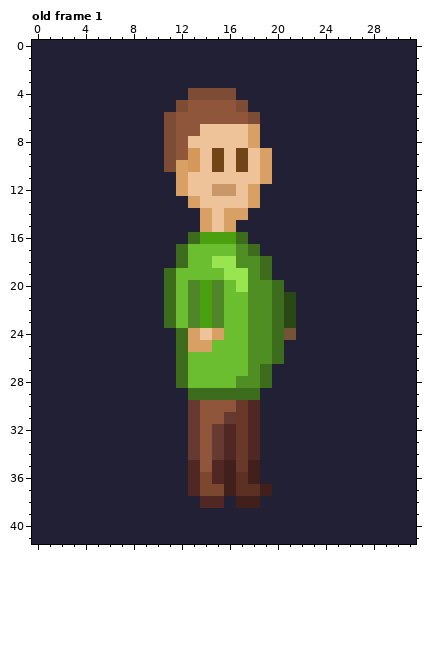
Pixel-art file: Cherry/Assets/Textures/Characters/Player/Player-idle/Player-idle.aseprite. The first picture shows the starting point.
32x42 pixels, 1 frame. Colours within 5 levels of each other are drawn and written as one. Shown: old frame 1. The commit also changed other frames, which this record leaves out.
After:
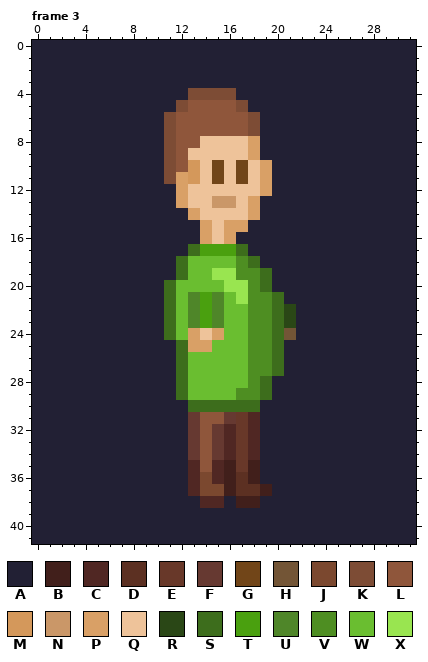
Palette (. is transparent): A #222034  B #411f1b  C #502723  D #5c3022  E #683829  F #663931  G #714518  H #735536  J #7b482f  K #7d4c35  L #8f563b  M #d4985b  N #ca9768  P #d9a066  Q #eec39a  R #2a4716  S #3d6d1c  T #4aa00f  U #4f8629  V #4e8e22  W #6abe30  X #99e550
A new or re-ordered frame is compared with the old frame closest to it.
From old to new:
frames 1 -> 5
Frame 3 is new; against old frame 1:
The edit turns colour P into colour A in row 9 at x 19.
The edit turns colour R into colour A in row 21 at x 21.
The edit turns colour S into colour A in row 16 at x 13 and 17; in row 17 at x 12 and 18; in row 18 at x 19; in row 19 at x 11; in row 20 at x 20.
The edit turns colour Q into colour G in row 11 at x 15 and 17.
The edit turns colour A into colour K in row 11 at x 11.
The edit turns colour P into colour K in row 7 at x 18.
The edit turns colour P into colour L in row 10 at x 12.
The edit turns colour Q into colour L in row 7 at x 14 to 17; in row 8 at x 13.
The edit turns colour Q into colour M in row 11 at x 13.
The edit turns colour Q into colour N in row 13 at x 15 to 16.
The edit turns colour A into colour P in row 12 at x 19; in row 13 at x 12; in row 14 at x 13 and 18; in row 15 at x 17.
The edit turns colour Q into colour P in row 9 at x 18.
The edit turns colour T into colour P in row 16 at x 14 and 16.
The edit turns colour G into colour Q in row 9 at x 15 and 17.
The edit turns colour M into colour Q in row 9 at x 13.
The edit turns colour N into colour Q in row 12 at x 15 to 16.
The edit turns colour P into colour Q in row 12 at x 18; in row 13 at x 13; in row 14 at x 14 and 16 to 17.
The edit turns colour T into colour Q in row 16 at x 15.
The edit turns colour A into colour S in row 24 at x 11; in row 27 at x 20; in row 29 at x 12 and 19.
The edit turns colour C into colour S in row 30 at x 18.
The edit turns colour E into colour S in row 30 at x 17.
The edit turns colour F into colour S in row 30 at x 13.
The edit turns colour L into colour S in row 30 at x 14 to 16.
The edit turns colour V into colour S in row 17 at x 17; in row 18 at x 18; in row 20 at x 19.
The edit turns colour W into colour S in row 17 at x 13; in row 19 at x 12.
The edit turns colour W into colour T in row 17 at x 14 to 16.
The edit turns colour S into colour V in row 27 at x 19; in row 29 at x 17 to 18.
The edit turns colour X into colour V in row 19 at x 17.
The edit turns colour S into colour W in row 24 at x 12; in row 29 at x 13 to 16.
The edit turns colour T into colour W in row 20 at x 14.
The edit turns colour U into colour W in row 20 at x 13 and 15.
The edit turns colour V into colour W in row 28 at x 17.
The edit turns colour X into colour W in row 18 at x 15 to 16.
The edit turns colour W into colour X in row 19 at x 15; in row 20 at x 16; in row 21 at x 17.
